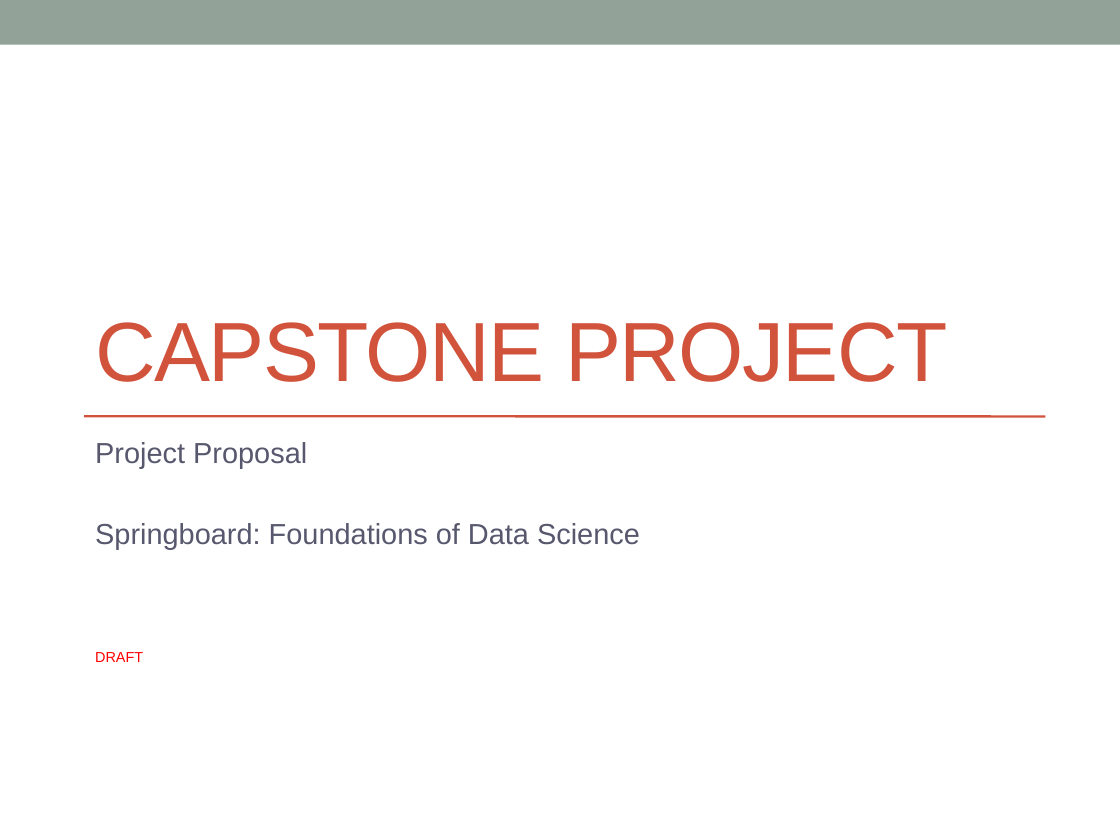
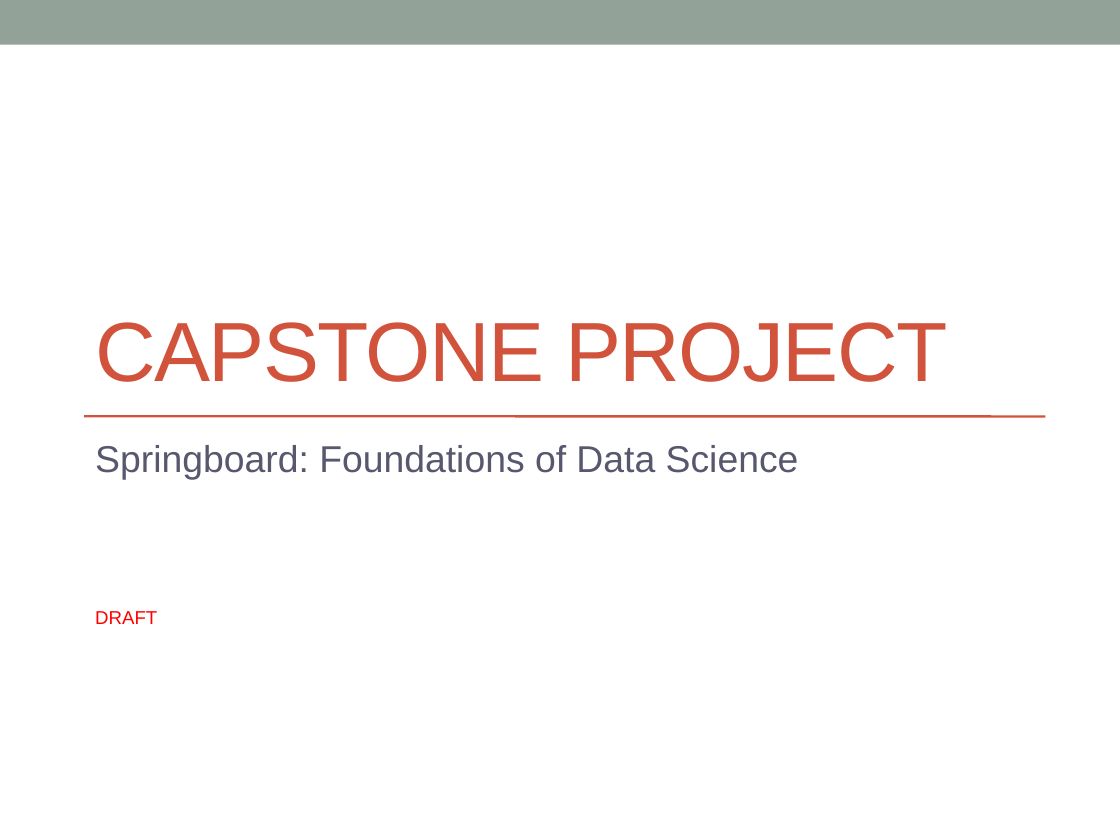
Before and after one commit to Sigmium/springboard, a slide deck: slide 1 of CapstoneProjectProposal.pptx. Drawn at 1120x840 pixels with LibreOffice and Linux fonts; fonts in the diff are those of the drawing. Boxes give left, top, right and bottom in pixels: in the first picture for what was removed or moved away, otherwise in the second. Text is boxed around its words. In the diff, an @@ line names an element or a change of style, - is before the commit and + after.

Commit message:
Added data definitions and minor edits

```diff
--- a/CapstoneProjectProposal.pptx
+++ b/CapstoneProjectProposal.pptx
@@ subtitle "Springboard: Foundations of Data Science" at [95,445,799,624]: size 18.6 to 24 pt in "Springboard: Foundations of Data Science"; size 9.3 to 12 pt in "DRAFT"; more space between paragraphs @@
@@ subtitle at [95,442,307,469]: paragraph removed @@
-Project Proposal
```
Also in this commit, not shown: 1 other slide changed, 1 slide added.
